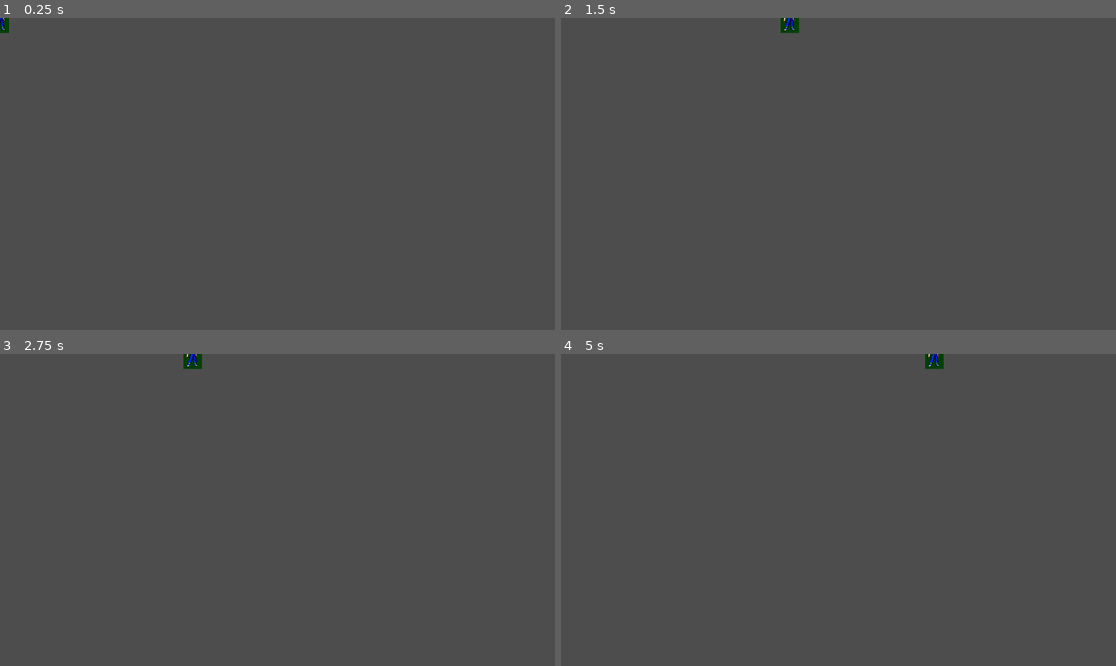
Above: before the commit, frames 1-4 (two rows, left to right).
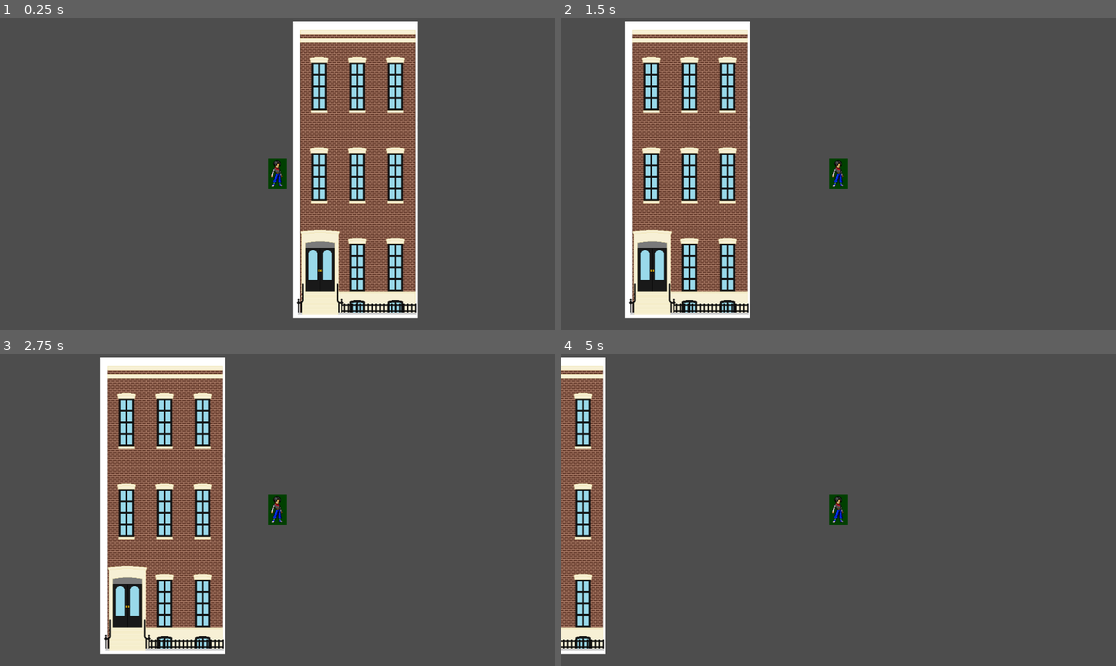
Above: after the commit, the same moments.

Repository: nextgentechteamofficial/Gamedev.js-NGTT--Freiheit-Z
Game: Godot game, scene res://Scenes/city_level.tscn
Same seed, same stepped clock (60 frames per second), same inputs: the game is played once before the commit and once after it. Before the commit the project starts from res://Scenes/freiheit-z.tscn.
Inputs:
- Up to frame 1 (0.25 s): no input
- Up to frame 2 (1.5 s): tap Enter (ui_accept) at 0.5, 0.77 s; hold D (Move Right) from 0.53 s (still down)
- Up to frame 3 (2.75 s): tap Enter (ui_accept) at 1.52 s; release D (Move Right) at 2.03 s; hold Left (Move Left ) from 2.03 s (still down)
- Up to frame 4 (5 s): release Left (Move Left ) at 2.78 s; hold D (Move Right) 2.78-4.28 s; tap Enter (ui_accept) at 3.02, 3.77, 4.52 s; hold Left (Move Left ) from 4.28 s (still down)

The runs differ from the first frame. In frame 1, 22% of the frame differs, in the area x 0-76%, y 0-97%; in frame 2, 22%; in frame 3, 22%; in frame 4, 8.1%.

Commit message:
Buildings

Diff:
--- /dev/null
+++ b/gamedev.js-freiheit-z/Scenes/buildings.tscn
@@ -0,0 +1,33 @@
+[gd_scene format=3 uid="uid://bjqcvmpbimdj7"]
+
+[ext_resource type="Texture2D" uid="uid://b1bn45ok5rvke" path="res://Assets/dccstgf-ab842bea-1907-4dd3-9fee-921f7d06e015.png" id="1_lhg5x"]
+
+[sub_resource type="AtlasTexture" id="AtlasTexture_5idg8"]
+atlas = ExtResource("1_lhg5x")
+region = Rect2(0, 0, 252, 616)
+
+[sub_resource type="SpriteFrames" id="SpriteFrames_xk5o8"]
+animations = [{
+"frames": [{
+"duration": 1.0,
+"texture": SubResource("AtlasTexture_5idg8")
+}],
+"loop": true,
+"name": &"default",
+"speed": 5.0
+}]
+
+[sub_resource type="RectangleShape2D" id="RectangleShape2D_mi5tt"]
+size = Vector2(241.5, 594.5)
+
+[node name="Buildings" type="Area2D" unique_id=1227612147]
+
+[node name="AnimatedSprite2D" type="AnimatedSprite2D" parent="." unique_id=1850912156]
+position = Vector2(5, 0)
+scale = Vector2(1.0277778, 1)
+sprite_frames = SubResource("SpriteFrames_xk5o8")
+
+[node name="CollisionShape2D" type="CollisionShape2D" parent="." unique_id=1240331251]
+position = Vector2(3.25, -1.25)
+shape = SubResource("RectangleShape2D_mi5tt")
+debug_color = Color(0.7639719, 0.18718767, 0.987966, 0.41960785)
--- /dev/null
+++ b/gamedev.js-freiheit-z/Scenes/camera_2d.gd
@@ -0,0 +1,12 @@
+extends Camera2D
+@onready var camera_2d: Camera2D = $"."
+
+
+# Called when the node enters the scene tree for the first time.
+func _ready() -> void:
+	camera_2d.make_current()
+
+
+# Called every frame. 'delta' is the elapsed time since the previous frame.
+func _process(delta: float) -> void:
+	pass
--- a/gamedev.js-freiheit-z/Scenes/city_level.tscn
+++ b/gamedev.js-freiheit-z/Scenes/city_level.tscn
@@ -1,5 +1,11 @@
 [gd_scene format=3 uid="uid://xbx125y5fd8k"]
+
+[ext_resource type="PackedScene" uid="uid://bjqcvmpbimdj7" path="res://Scenes/buildings.tscn" id="1_f5x8c"]
+[ext_resource type="PackedScene" uid="uid://nrc57ehe7ch1" path="res://Scenes/freiheit-z.tscn" id="2_7yqgr"]
 
 [node name="CityLevel" type="Node2D" unique_id=212214422]
 
-[node name="CollisionShape2D" type="CollisionShape2D" parent="." unique_id=1932900187]
+[node name="Buildings" parent="." unique_id=1227612147 instance=ExtResource("1_f5x8c")]
+position = Vector2(157, -9)
+
+[node name="Freiheit-Z" parent="." unique_id=800076182 instance=ExtResource("2_7yqgr")]
--- a/gamedev.js-freiheit-z/Scenes/freiheit-z.tscn
+++ b/gamedev.js-freiheit-z/Scenes/freiheit-z.tscn
@@ -51,3 +51,5 @@
 
 [node name="CollisionShape2D" type="CollisionShape2D" parent="." unique_id=1320281910]
 shape = SubResource("CapsuleShape2D_savud")
+
+[node name="Camera2D" type="Camera2D" parent="." unique_id=1051708707]
--- a/gamedev.js-freiheit-z/project.godot
+++ b/gamedev.js-freiheit-z/project.godot
@@ -11,7 +11,7 @@
 [application]
 
 config/name="Gamedev.js Freiheit Z"
-run/main_scene="uid://nrc57ehe7ch1"
+run/main_scene="uid://xbx125y5fd8k"
 config/features=PackedStringArray("4.6", "GL Compatibility")
 config/icon="res://icon.svg"
 
Binary file added: gamedev.js-freiheit-z/Assets/dccstgf-ab842bea-1907-4dd3-9fee-921f7d06e015.png
Not shown, added: gamedev.js-freiheit-z/Assets/dccstgf-ab842bea-1907-4dd3-9fee-921f7d06e015.png.import
Not shown, added: gamedev.js-freiheit-z/Scenes/camera_2d.gd.uid
